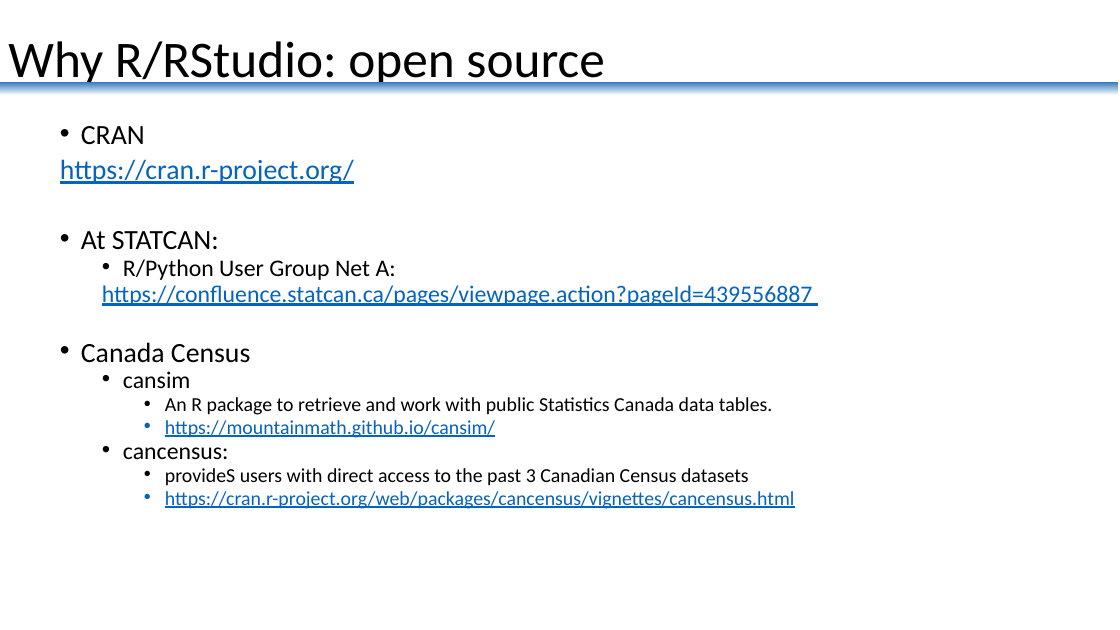
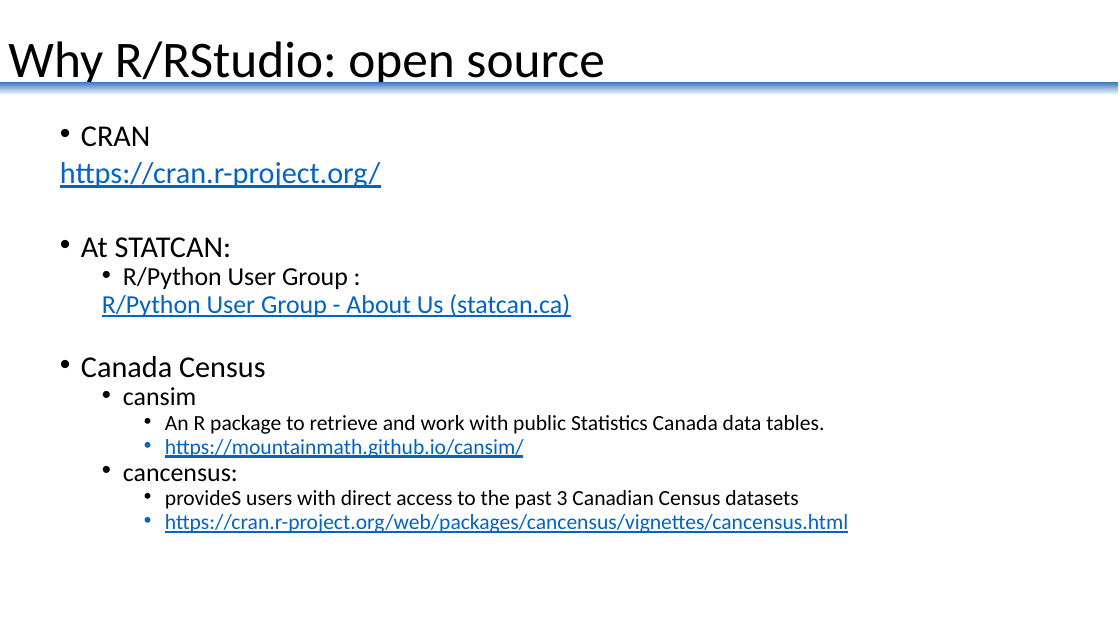
Before and after one commit to MagB/R_Course1, a slide deck: slide 6 of 1_Why_R/R_for_STATCAN.pptx. Drawn at 1120x630 pixels with LibreOffice and Linux fonts; fonts in the diff are those of the drawing. Boxes give left, top, right and bottom in pixels: in the first picture for what was removed or moved away, otherwise in the second. Text is boxed around its words. In the diff, an @@ line names an element or a change of style, - is before the commit and + after.

Commit message:
update ppt

```diff
--- a/1_Why_R/R_for_STATCAN.pptx
+++ b/1_Why_R/R_for_STATCAN.pptx
@@ text at <box>60,126,848,533</box>: size 23.8 to 25.9 pt in "CRAN", "https://cran.r-project.org/", "At STATCAN:", "Canada Census"; size 20.4 to 22.2 pt in "cansim", "cancensus:"; size 17 to 18.5 pt in "An R package to retrieve and work ...", "https://mountainmath.github.io/cansim/", "provideS users with direct access to the ...", "https://cran.r-project.org/web/packages/cancensus/vignettes/ ..." @@
@@ text at <box>102,267,570,318</box>: text changed; size 20.4 to 22.2 pt @@
-  • R/Python User Group Net A:
-  https://confluence.statcan.ca/pages/viewpage.action?pageId=439556887
+  • R/Python User Group :
+  R/Python User Group - About Us (statcan.ca)
```
Also in this commit, not shown: 1 other slide changed.
